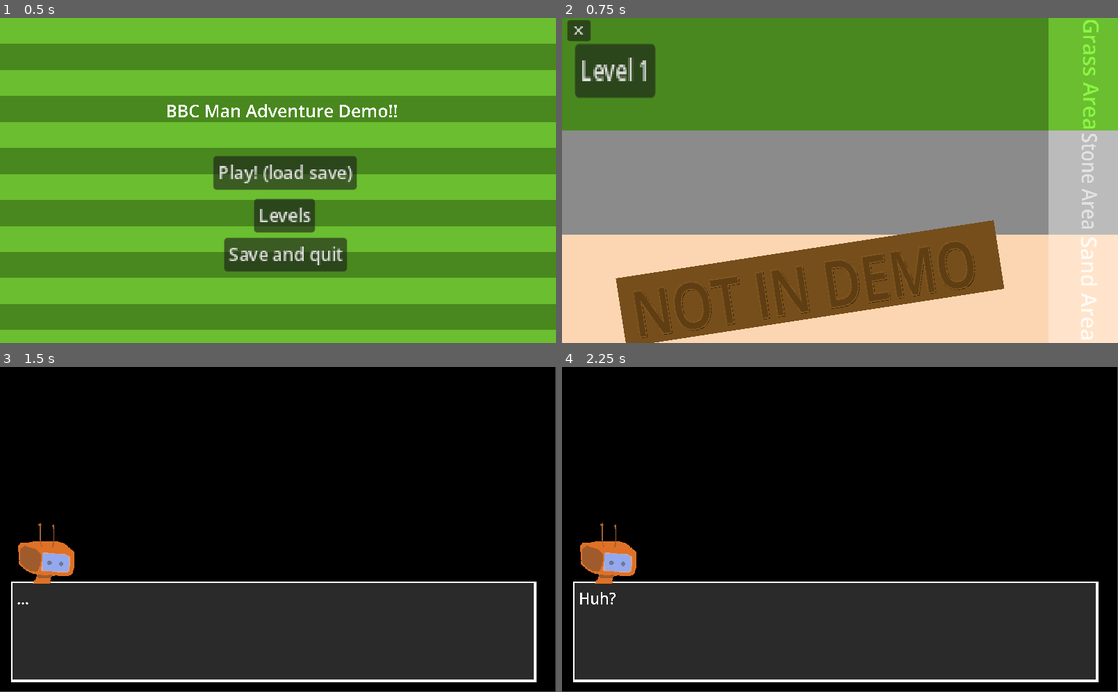
Above: before the commit, frames 1-4 (two rows, left to right).
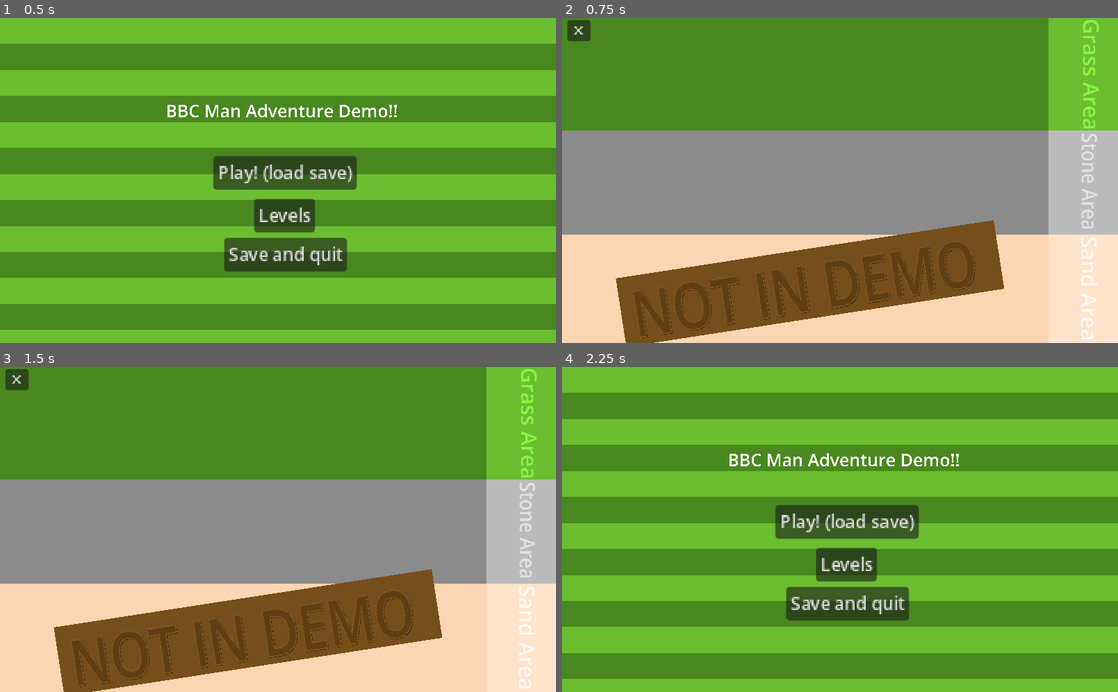
Above: after the commit, the same moments.

Repository: IDKthegemer/BBc-Expansion-Github
Game: Godot game, scene res://Scenes/Levels/mainmenu.tscn
Two runs of this game, one before a commit and one after it. Both use one fixed random seed, a clock stepped at 60 frames per second and the inputs below.
Inputs (mouse positions are in pixels of both pictures, inside the frame that each line leads up to):
- Up to frame 1 (0.5 s): no input
- Up to frame 2 (0.75 s): click "Levels" at 0.5 s
- Up to frame 3 (1.5 s): click (55, 419) at 1.25 s, where only the run before the commit has a clickable "Level 1"
- Up to frame 4 (2.25 s): click (578, 380) at 2 s, where only the run after the commit has a clickable "X"

Frame 1 is identical in both runs. In frame 2, 2.4% of the frame differs, in the area x 2-17%, y 7-25%; in frame 3, 100%; in frame 4, 100%, in the area x 0-100%, y 0-100%.
Error after the commit: Parse Error: Expected variable name after "var". (res://Scripts/Simpletons/gameman.gd:12)

Commit message:
remove addons folder
i removed the addons folder cause as far as i know its unused

Diff:
--- a/Scripts/Simpletons/MasterCreator.gd
+++ b/Scripts/Simpletons/MasterCreator.gd
@@ -1,7 +1,7 @@
 extends Node
 
 enum BULLET_KEY { PLAYER, ENEMY }
-enum SCENE_KEY { EXPLOSION, COINS}
+enum SCENE_KEY { EXPLOSION, COINS }
 
 const SIMPLESCENES = {
 	SCENE_KEY.EXPLOSION: preload("res://Scenes/enemy_explosion.tscn"),
--- a/Scripts/Simpletons/gameman.gd
+++ b/Scripts/Simpletons/gameman.gd
@@ -9,3 +9,4 @@
 @onready var gravitydown = false
 
 var volume: int
+var
Binary file removed: addons/GodotAnnotate/annotate_layer.png
Not shown, removed: addons/GodotAnnotate/annotate_layer.svg
Not shown, removed: addons/GodotAnnotate/annotate_layer.svg.import
Binary file removed: addons/GodotAnnotate/examples/Annotate.gif
Binary file removed: addons/GodotAnnotate/examples/AnnotatePoly.gif
Binary file removed: addons/GodotAnnotate/examples/Erase.gif
Binary file removed: addons/GodotAnnotate/examples/SaveToDisk.gif
Binary file removed: addons/GodotAnnotate/examples/Visibility.gif
Not shown, removed: addons/GodotAnnotate/plugin.cfg
Not shown, removed: addons/GodotAnnotate/res/CanvasImageDialog.tscn
Not shown, removed: addons/GodotAnnotate/res/UpscaleFactorDialog.tscn
Not shown, removed: addons/GodotAnnotate/src/annotate_canvas.gd
(and 8 more such lines)
